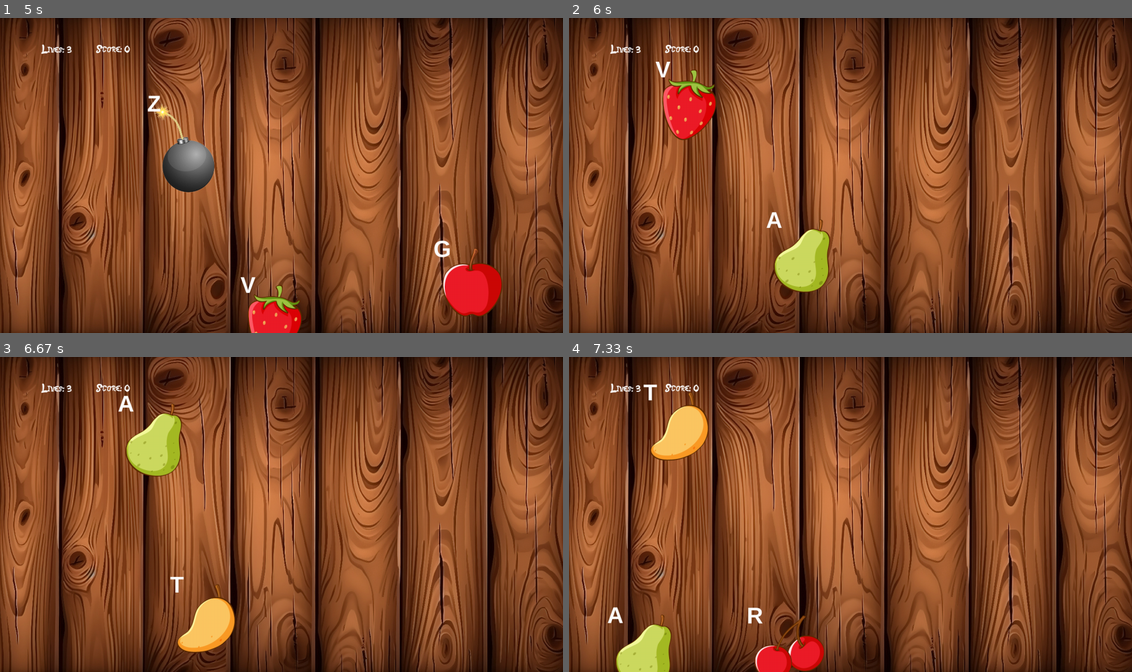
Above: before the commit, frames 1-4 (two rows, left to right).
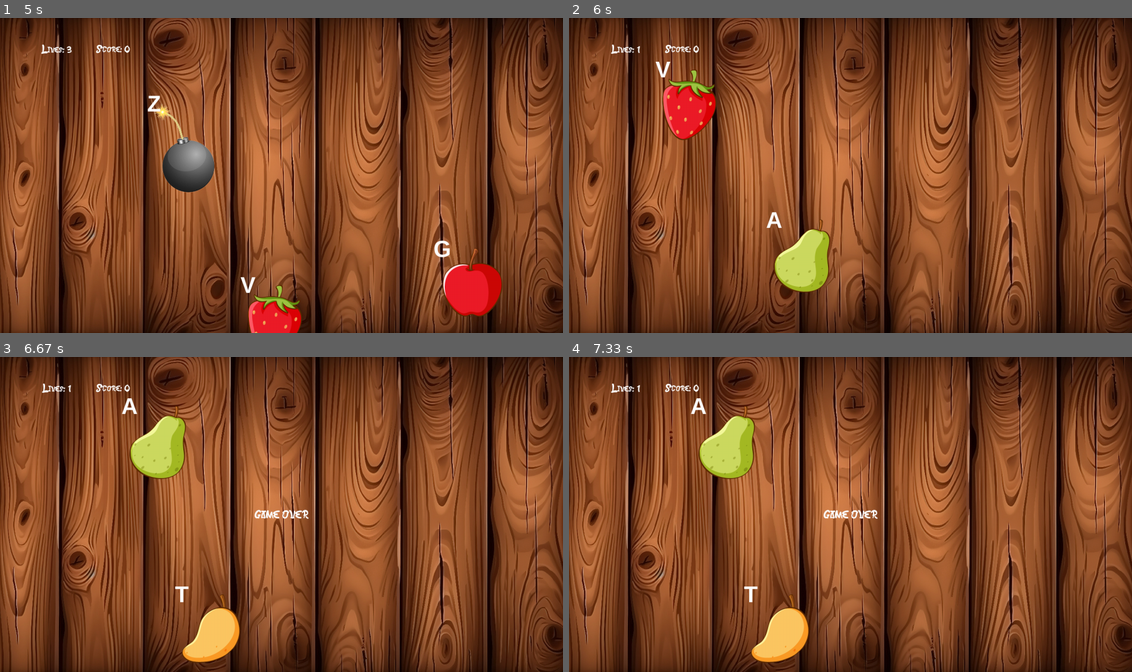
Above: after the commit, the same moments.

Repository: lorenzo-ottaviani/typing-game
Game: pygame game, started from main.py
The game is run twice, just before and just after one commit, with the same random seed, the same clock (stepped at 60 frames per second) and the same inputs.
Inputs (mouse positions are in pixels of both pictures, inside the frame that each line leads up to):
- Up to frame 1 (5 s): click (129, 203) at 0.38 s; tap Enter at 0.67, 3.83, 4.5 s; click (106, 247) at 1.05 s; click (129, 203) at 2.38 s; click (202, 109) at 2.72 s; click (146, 229) at 4.22 s; click (129, 203) at 4.88 s
- Up to frame 2 (6 s): click (737, 200) at 5.72 s
- Up to frame 3 (6.67 s): no input
- Up to frame 4 (7.33 s): no input

Frame 1 is identical in both runs. In frame 2, less than 0.1% of the frame differs, in the area x 7-13%, y 8-12%; in frame 3, 2.3%; in frame 4, 6.2%, in the area x 6-55%, y 8-100%.

Commit message:
feat: count strikes

Diff:
--- a/functions/CONFIGS.py
+++ /dev/null
@@ -1,4 +0,0 @@
-SCREEN_WIDTH = 1400
-SCREEN_HEIGHT = 785
-SCREEN_SIZE = SCREEN_WIDTH, SCREEN_HEIGHT
-BACKGROUND_IMAGE = "assets/images/wooden_background.jpg"
--- a/functions/play_game.py
+++ b/functions/play_game.py
@@ -2,6 +2,7 @@
 # from .handle_key_press import handle_key_press
 from .draw_text import draw_text
 from .generate_object import generate_object
+import time
 
 
 def play_game(event, difficulty, frame_countdown, score, player_lives, objects, frozen, frozen_timer, game_state = "game"):
@@ -50,4 +51,20 @@
             draw_text(obj["letter"], FONT_LETTER, WHITE,  obj["x"], obj["y"])
             obj["time"] += 0.04
 
+    if objects is not None:
+        for obj in objects:
+            if obj["y"] > HEIGHT:
+                player_lives -= 1  # Deduct life once
+                objects.remove(obj)
+
+    if player_lives == 0:
+        draw_text("GAME OVER", FONT, WHITE, 0.5*WIDTH, 0.5*HEIGHT)
+        time.sleep(5)
+        player_lives = 3
+        objects = []
+        score = 0
+        game_state = "menu"
+
+
+
     return game_state, frame_countdown, score, player_lives, objects, frozen, frozen_timer
--- /dev/null
+++ b/functions/strike.py
@@ -0,0 +1,2 @@
+from .init_pygame import *
+from .play_game import play_game
